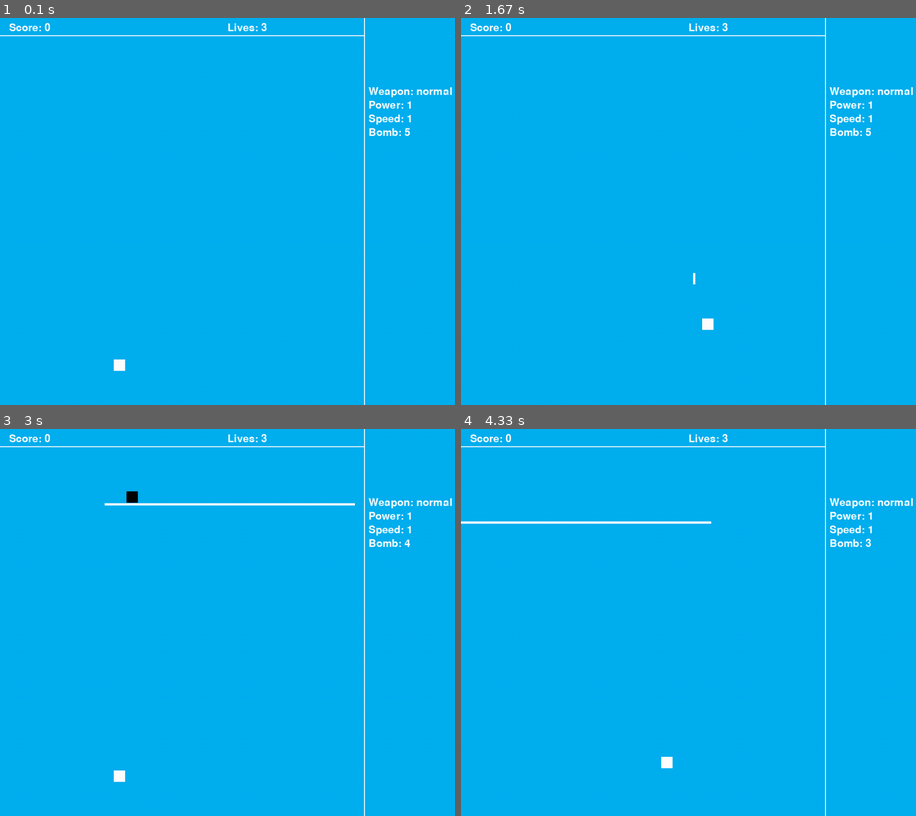
Above: before the commit, frames 1-4 (two rows, left to right).
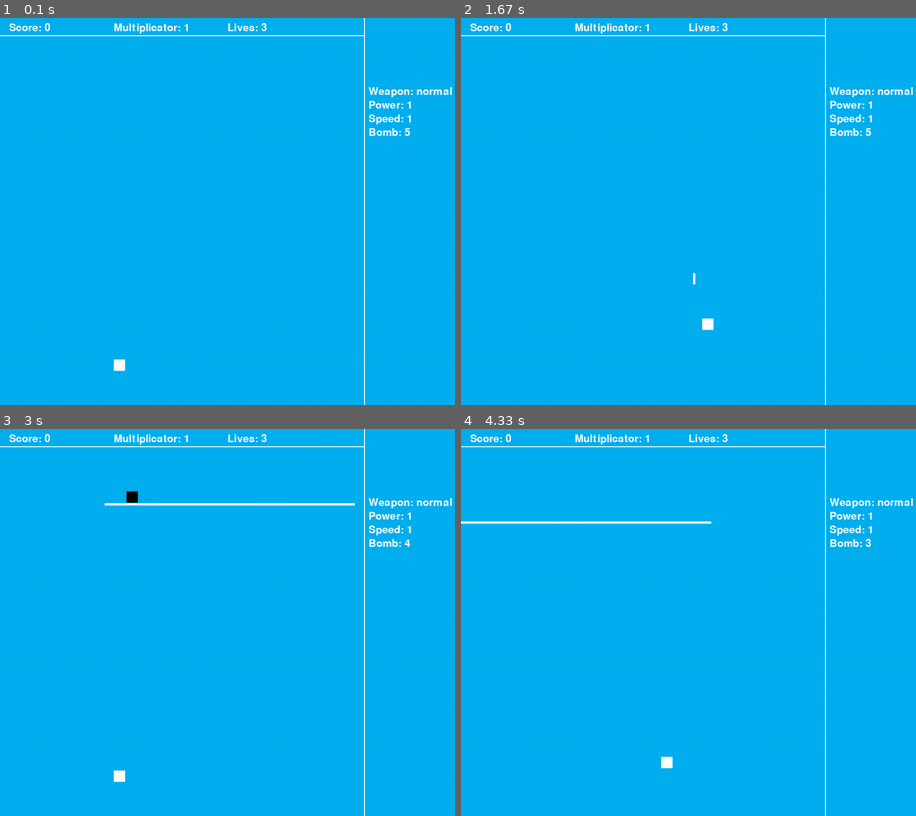
Above: after the commit, the same moments.

Repository: YannyOuzid/pygame-shootemup
Game: pygame game, started from main.py
Two runs of this game, one before a commit and one after it. Both use one fixed random seed, a clock stepped at 60 frames per second and the inputs below.
Inputs:
- Up to frame 1 (0.1 s): no input
- Up to frame 2 (1.67 s): hold Right 0.33-0.8 s; hold Up 0.83-1.13 s; hold Right 1.17-1.63 s
- Up to frame 3 (3 s): hold Left 1.67-2.2 s; tap A at 1.82 s; hold Down 2.23-2.53 s; hold Left 2.57-2.97 s
- Up to frame 4 (4.33 s): hold Up 3-3.37 s; tap A at 3.15 s; hold Right 3.4-4.03 s; hold Down from 4.07 s (still down)

The runs differ from the first frame. In frame 1, 0.2% of the frame differs, in the area x 25-42%, y 1-5%; in frame 2, 0.2%; in frame 3, 0.2%; in frame 4, 0.2%.

Commit message:
second day

Diff:
--- a/enemy.py
+++ b/enemy.py
@@ -27,7 +27,8 @@
                 for bonus in bonus_group:
                     self.createBonus(bonus, self.rect.x, self.rect.y)
             self.kill()
-            Variable.score = Variable.score + 100
+            Variable.enemyKilled += 1
+            Variable.score = Variable.score + (100 * Variable.multiplicator)
 
     def shootBulletEnemy(self, bullet):
         bullet.rect.x = self.rect.x + 10
--- a/main.py
+++ b/main.py
@@ -37,6 +37,7 @@
     keys = pygame.key.get_pressed()
     bomb = Bomb(Variable.WHITE, 550, 5)
     Variable.stageGenerator(Variable)
+    Variable.multiplicatorIncrement(Variable)
     player.controller(player.speed)
     player.changeWeapon()
 
--- a/player.py
+++ b/player.py
@@ -69,6 +69,7 @@
             self.riskReward(bullet_enemy)
         if pygame.sprite.spritecollide(self, enemy, True) or pygame.sprite.spritecollide(self, bullet_enemy, True):
             Variable.lives = Variable.lives - 1
+            Variable.multiplicator = 1
         if pygame.sprite.spritecollide(self, bonus_group, True):
             for bonus in bonus_group:
                 bonus.create()
--- a/variable.py
+++ b/variable.py
@@ -24,6 +24,8 @@
     powerLevel = 1
     speedLevel = 1
     bomb = 5
+    multiplicator = 1
+    enemyKilled = 0
 
     def createScreen(self):
         self.screen.fill(self.screenColor)
@@ -42,6 +44,8 @@
         self.screen.blit(text, (810, 210))
         text = font.render("Bomb: " + str(self.bomb), 1, Variable.WHITE)
         self.screen.blit(text, (810, 240))
+        text = font.render("Multiplicator: " + str(self.multiplicator), 1, Variable.WHITE)
+        self.screen.blit(text, (250, 10))
 
     def gameOver(self):
         font = pygame.font.Font(None, 74)
@@ -59,3 +63,8 @@
             self.screenColor = self.PURPLE
         if self.score > 1500:
             self.enemyspawn = 500
+
+    def multiplicatorIncrement(self):
+        if self.enemyKilled == 5:
+            self.enemyKilled = 0
+            self.multiplicator += 0.5
